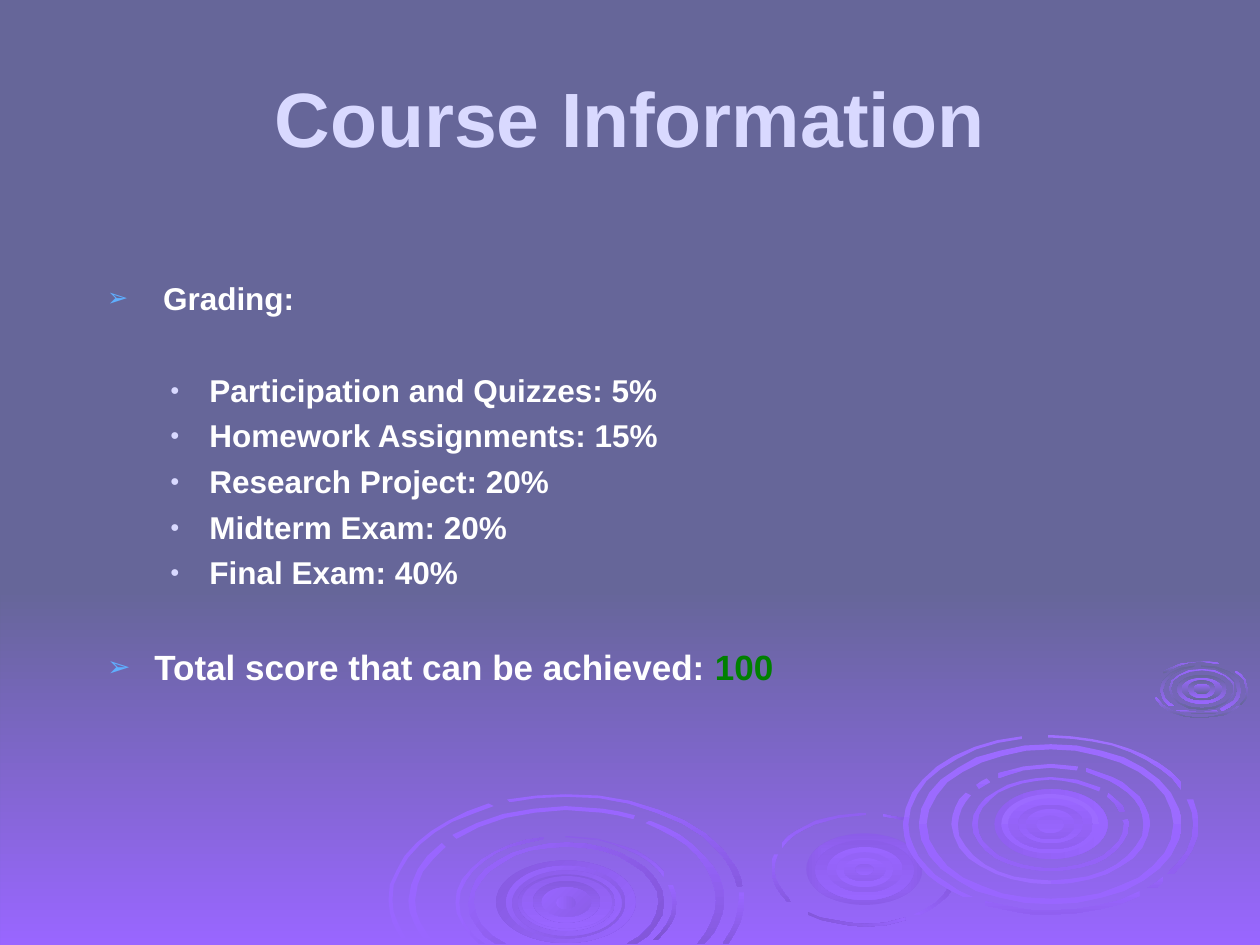
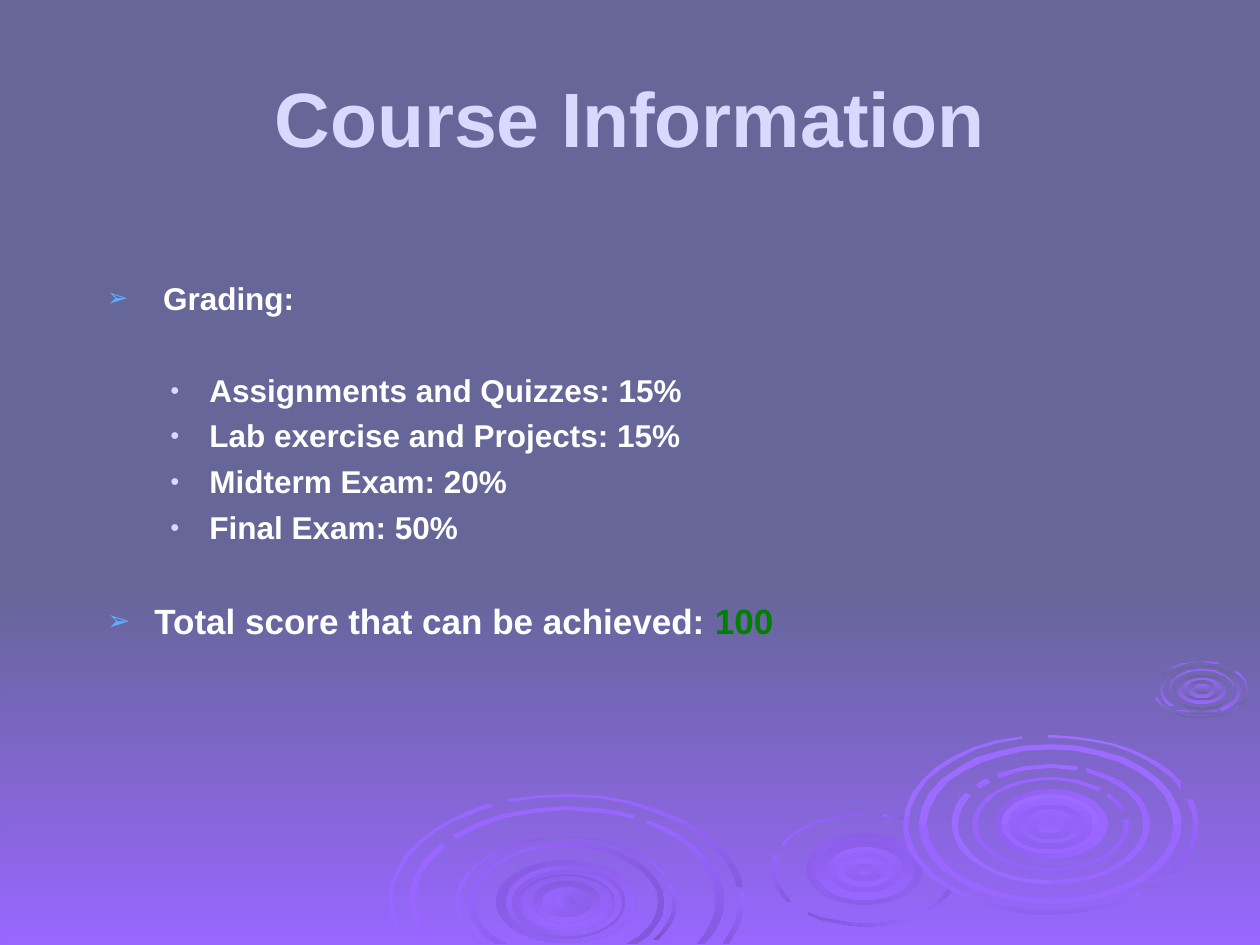
Before and after one commit to HatimAlsuwat/HatimAlsuwat.github.io, a slide deck: slide 4 of IntroductionToCryptography/ch01.ppt (slide 5 before the commit). Drawn at 1260x945 pixels with LibreOffice and Linux fonts; fonts in the diff are those of the drawing; background and template pictures are left out. Boxes give left, top, right and bottom in pixels: in the first picture for what was removed or moved away, otherwise in the second. Text is boxed around its words. In the diff, an @@ line names an element or a change of style, - is before the commit and + after.

Commit message:
cc

```diff
--- a/IntroductionToCryptography/ch01.ppt
+++ b/IntroductionToCryptography/ch01.ppt
@@ text at (x1=209, y1=379, x2=682, y2=453): text changed @@
-  ● Participation and Quizzes: 5%
-  ● Homework Assignments: 15%
-  ● Research Project: 20%
+  ● Assignments and Quizzes: 15%
+  ● Lab exercise and Projects: 15%
@@ text at (x1=209, y1=516, x2=458, y2=540): text changed @@
-  ● Final Exam: 40%
+  ● Final Exam: 50%
```
Also in this commit, not shown: 5 other slides changed, 1 slide removed.
